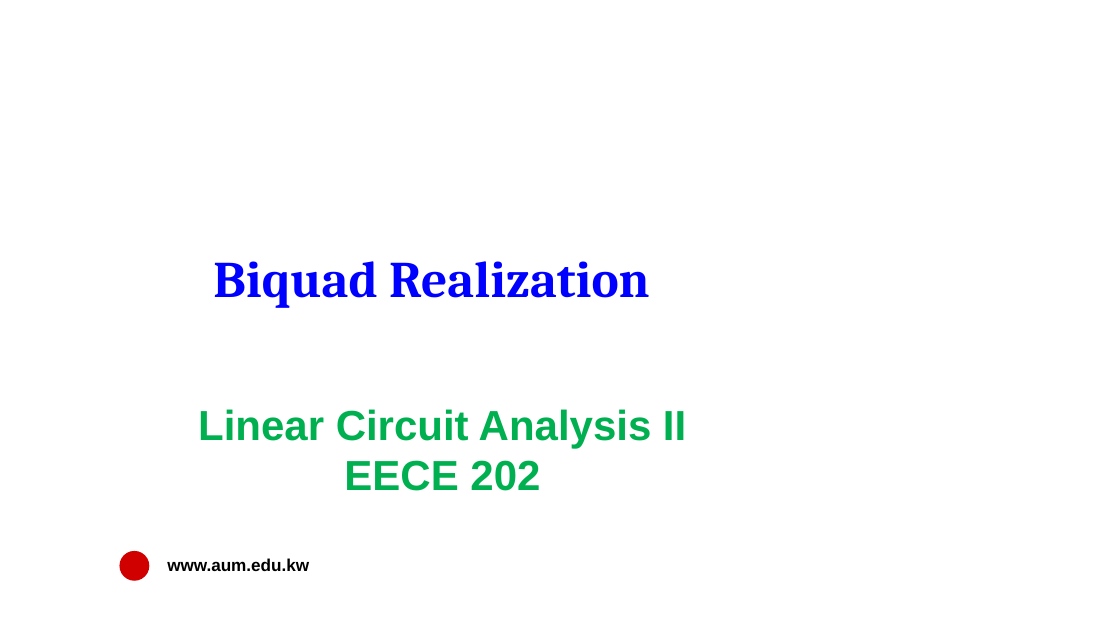
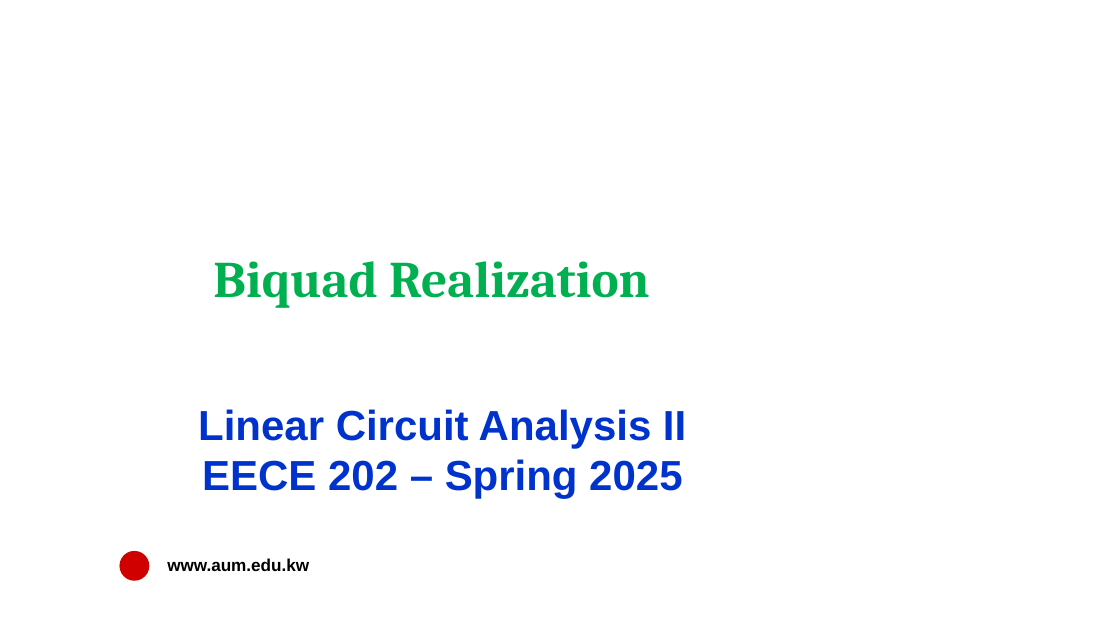
Before and after one commit to salmanrazzaq1993/AUM-WORK, a slide deck: slide 1 of PP WORK/Instructor Version/Week 9/Week 9 Lecture 1 -Biquad Realization.pptx. Drawn at 1120x630 pixels with LibreOffice and Linux fonts; fonts in the diff are those of the drawing; background and template pictures are left out. Boxes give left, top, right and bottom in pixels: in the first picture for what was removed or moved away, otherwise in the second. Text is boxed around its words. In the diff, an @@ line names an element or a change of style, - is before the commit and + after.

```diff
--- a/PP WORK/Instructor Version/Week 9/Week 9 Lecture 1 -Biquad Realization.pptx
+++ b/PP WORK/Instructor Version/Week 9/Week 9 Lecture 1 -Biquad Realization.pptx
@@ text "Biquad Realization" at [213,261,649,308]: text colour #0000FF to #00B050 @@
@@ text at [198,409,686,448]: text colour #00B050 to #0033CC in "Linear Circuit Analysis II" @@
@@ text at [202,459,682,499]: text changed; text colour #00B050 to #0033CC @@
-EECE 202
+EECE 202 – Spring 2025
```
Also in this commit, not shown: 12 other slides changed.
